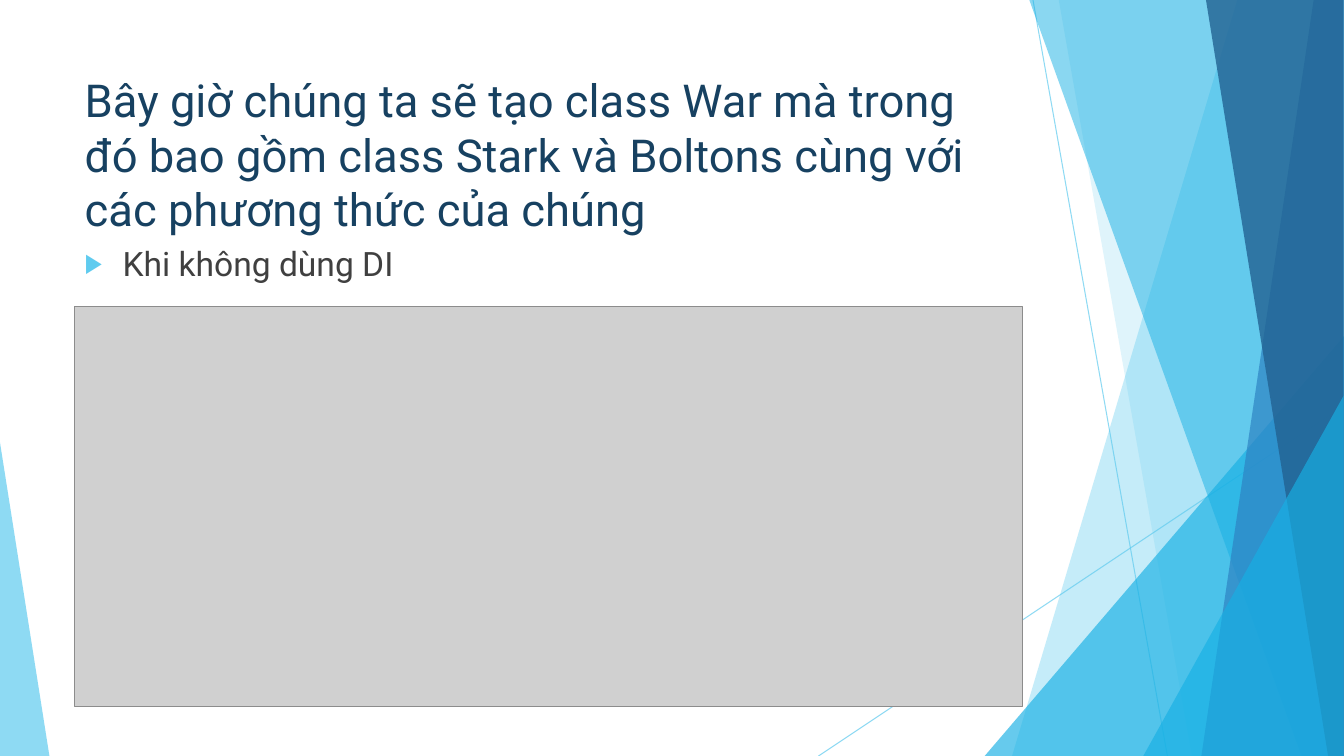
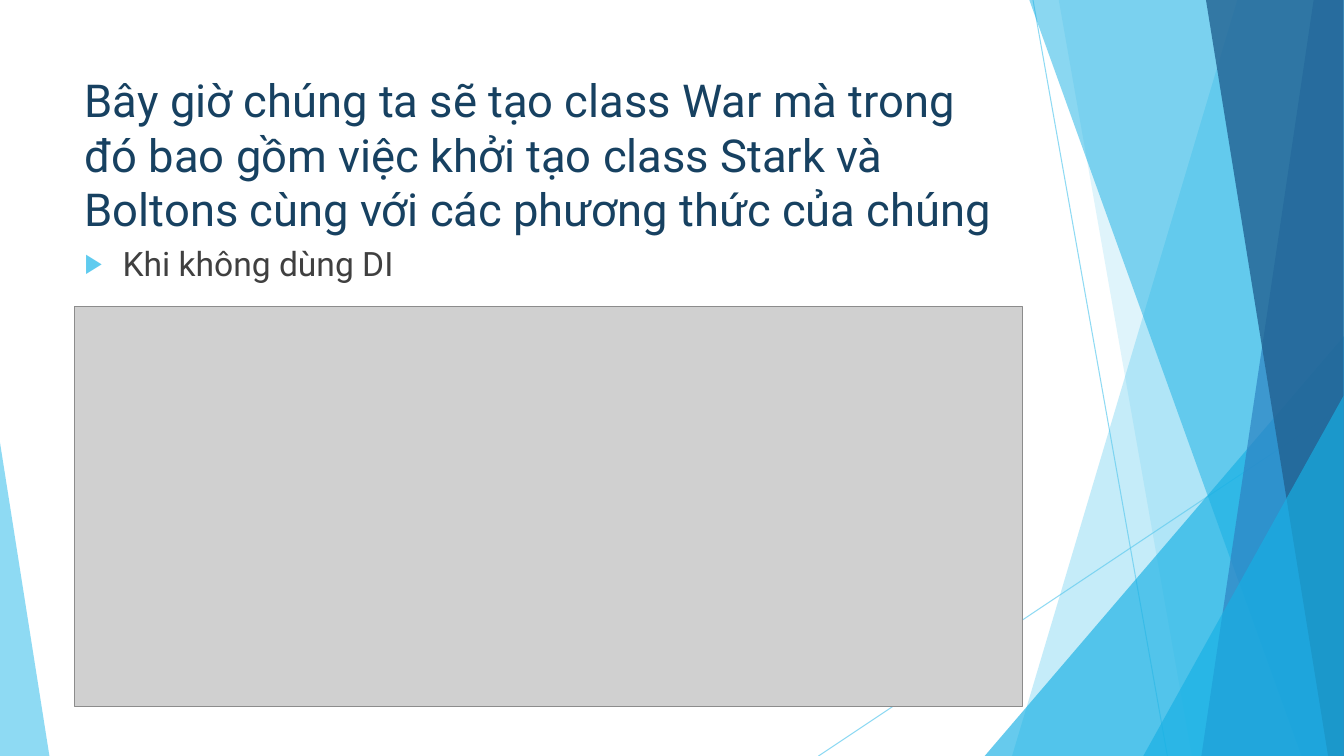
Before and after one commit to NguyenThanhCong1510331/Dagger2, a slide deck: slide 7 of Dagger2-Report.pptx. Drawn at 1344x756 pixels with LibreOffice and Linux fonts; fonts in the diff are those of the drawing; grey boxes stand for pictures. Boxes give left, top, right and bottom in pixels: in the first picture for what was removed or moved away, otherwise in the second. Text is boxed around its words. In the diff, an @@ line names an element or a change of style, - is before the commit and + after.

Commit message:
Edit pptx

```diff
--- a/Dagger2-Report.pptx
+++ b/Dagger2-Report.pptx
@@ title at (x1=85, y1=83, x2=991, y2=236): text changed @@
-Bây giờ chúng ta sẽ tạo class War mà trong đó bao gồm class Stark và Boltons cùng với các phương thức của chúng
+Bây giờ chúng ta sẽ tạo class War mà trong đó bao gồm việc khởi tạo class Stark và Boltons cùng với các phương thức của chúng
```
Also in this commit, not shown: 1 other slide changed.
